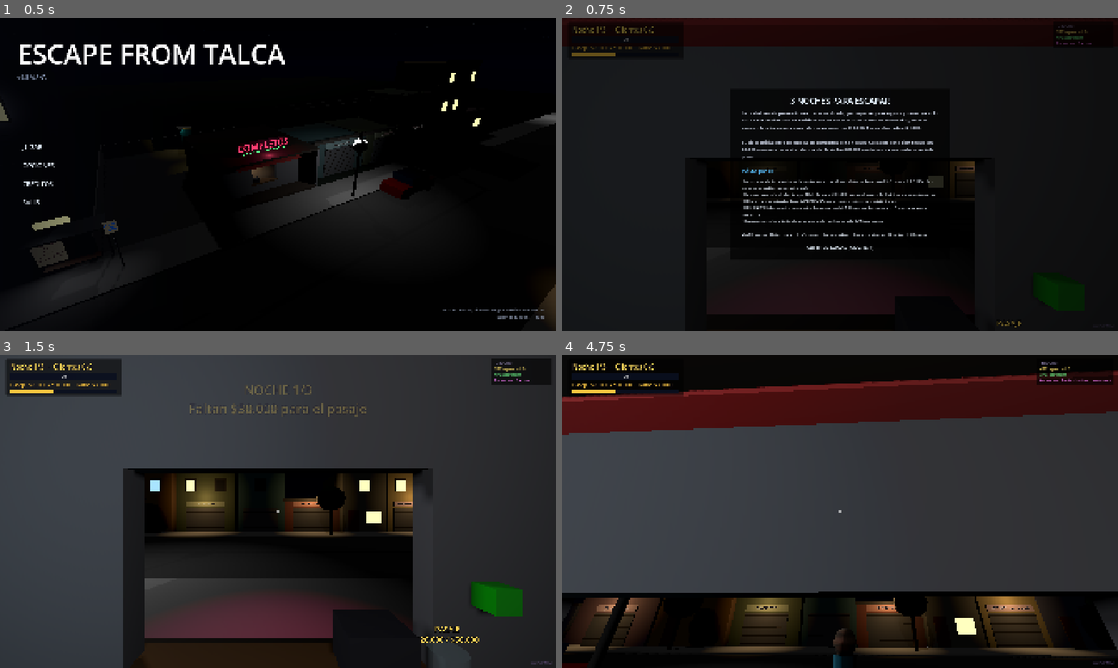
Above: before the commit, frames 1-4 (two rows, left to right).
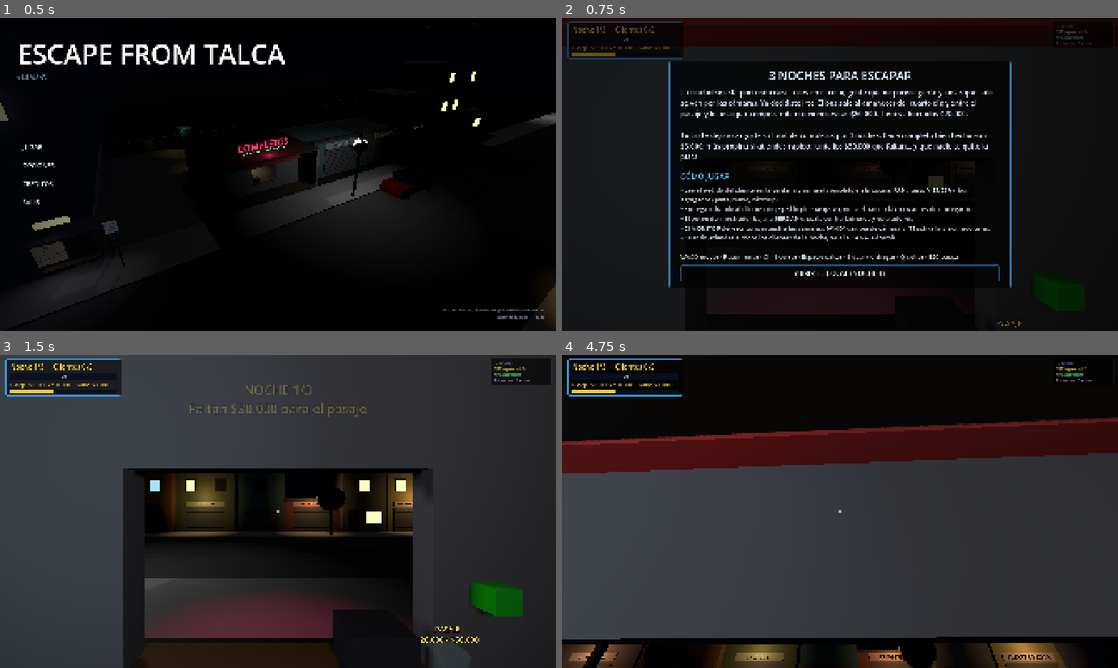
Above: after the commit, the same moments.

Repository: smfabiann/empanadas
Game: Godot game, scene res://scenes/ui/MainMenu.tscn
Two runs of this game, one before a commit and one after it. Both use one fixed random seed, a clock stepped at 60 frames per second and the inputs below. The engine's default icon, where the game draws it, is replaced by a stand-in: a white triangle on a blue panel in a dark square.
Inputs (mouse positions are in pixels of both pictures, inside the frame that each line leads up to):
- Up to frame 1 (0.5 s): no input
- Up to frame 2 (0.75 s): click "JUGAR" at 0.5 s
- Up to frame 3 (1.5 s): click "ABRIR EL LOCAL (NOCHE 1)" at 1.25 s
- Up to frame 4 (4.75 s): tap Enter at 2 s; move the mouse to (867, 511) at 2.02 s; hold Q (drop_item) 2.03-2.78 s; hold W from 2.03 s (still down); click (867, 511) at 2.17 s; tap Space (jump) at 2.27, 3.02, 4.52 s; move the mouse to (812, 511) at 2.77 s; tap E (interact) at 2.85 s; move the mouse to (851, 505) at 3.52 s; hold Shift (sprint) 3.53-4.28 s; move the mouse to (834, 517) at 4.27 s; tap F at 4.35 s; click (834, 517) at 4.42 s

Frame 1 is identical in both runs. In frame 2, 8.2% of the frame differs, in the area x 0-81%, y 1-87%; in frame 3, 0.3%; in frame 4, 44%, in the area x 0-100%, y 1-100%.

Commit message:
mas pulido

Diff:
--- a/scenes/Main.tscn
+++ b/scenes/Main.tscn
@@ -406,7 +406,7 @@
 
 [node name="AnomaliesManagement" type="Node" parent="." unique_id=1987654321]
 script = ExtResource("9_anomalies_manager")
-random_anomaly_chance = 0.7
+random_anomaly_chance = 0.65
 registered_anomalies = Array[ExtResource("14_3p2gp")]([ExtResource("17_aware"), ExtResource("21_cctv_lurker"), ExtResource("22_cctv_intruder"), ExtResource("23_cctv_power"), ExtResource("26_cctv_night_entity"), ExtResource("27_cctv_patio_thief"), ExtResource("28_cctv_shadow_companion")])
 
 [node name="CCTVZones" type="Node3D" parent="." unique_id=1161441138]
--- a/scenes/UI.tscn
+++ b/scenes/UI.tscn
@@ -9,6 +9,11 @@
 content_margin_right = 30.0
 content_margin_bottom = 26.0
 bg_color = Color(0, 0, 0, 0.65)
+border_width_left = 2
+border_width_top = 2
+border_width_right = 2
+border_width_bottom = 2
+border_color = Color(0.25, 0.65, 0.95, 0.85)
 corner_radius_top_left = 4
 corner_radius_top_right = 4
 corner_radius_bottom_right = 4
@@ -20,13 +25,27 @@
 content_margin_right = 18.0
 content_margin_bottom = 8.0
 bg_color = Color(0, 0, 0, 0)
+border_width_left = 1
+border_width_top = 1
+border_width_right = 1
+border_width_bottom = 1
+border_color = Color(0.2, 0.45, 0.7, 0.4)
+corner_radius_top_left = 2
+corner_radius_top_right = 2
+corner_radius_bottom_right = 2
+corner_radius_bottom_left = 2
 
 [sub_resource type="StyleBoxFlat" id="StyleBoxFlat_btn_pressed"]
 content_margin_left = 18.0
 content_margin_top = 8.0
 content_margin_right = 18.0
 content_margin_bottom = 8.0
-bg_color = Color(0.1, 0.32, 0.60, 0.9)
+bg_color = Color(0.1, 0.32, 0.6, 0.9)
+border_width_left = 2
+border_width_top = 2
+border_width_right = 2
+border_width_bottom = 2
+border_color = Color(0.45, 0.88, 1, 1)
 corner_radius_top_left = 2
 corner_radius_top_right = 2
 corner_radius_bottom_right = 2
@@ -38,6 +57,11 @@
 content_margin_right = 18.0
 content_margin_bottom = 8.0
 bg_color = Color(0.08, 0.26, 0.48, 0.8)
+border_width_left = 2
+border_width_top = 2
+border_width_right = 2
+border_width_bottom = 2
+border_color = Color(0.25, 0.72, 1, 0.95)
 corner_radius_top_left = 2
 corner_radius_top_right = 2
 corner_radius_bottom_right = 2
@@ -49,6 +73,11 @@
 content_margin_right = 10.0
 content_margin_bottom = 8.0
 bg_color = Color(0, 0, 0, 0.6)
+border_width_left = 1
+border_width_top = 1
+border_width_right = 1
+border_width_bottom = 1
+border_color = Color(0.2, 0.45, 0.7, 0.6)
 corner_radius_top_left = 2
 corner_radius_top_right = 2
 corner_radius_bottom_right = 2
@@ -60,6 +89,11 @@
 content_margin_right = 16.0
 content_margin_bottom = 10.0
 bg_color = Color(0, 0, 0, 0.55)
+border_width_left = 1
+border_width_top = 1
+border_width_right = 1
+border_width_bottom = 1
+border_color = Color(0.25, 0.65, 0.95, 0.75)
 corner_radius_top_left = 4
 corner_radius_top_right = 4
 corner_radius_bottom_right = 4
@@ -71,6 +105,11 @@
 content_margin_right = 2.0
 content_margin_bottom = 2.0
 bg_color = Color(0.04, 0.06, 0.12, 0.9)
+border_width_left = 1
+border_width_top = 1
+border_width_right = 1
+border_width_bottom = 1
+border_color = Color(0.2, 0.45, 0.7, 0.5)
 
 [sub_resource type="StyleBoxFlat" id="StyleBoxFlat_progress_fill"]
 bg_color = Color(0.3, 0.85, 0.45, 1)
@@ -84,6 +123,11 @@
 content_margin_right = 18.0
 content_margin_bottom = 10.0
 bg_color = Color(0, 0, 0, 0.65)
+border_width_left = 1
+border_width_top = 1
+border_width_right = 1
+border_width_bottom = 1
+border_color = Color(0.25, 0.65, 0.95, 0.75)
 corner_radius_top_left = 4
 corner_radius_top_right = 4
 corner_radius_bottom_right = 4
@@ -95,6 +139,11 @@
 content_margin_right = 30.0
 content_margin_bottom = 26.0
 bg_color = Color(0, 0, 0, 0.65)
+border_width_left = 2
+border_width_top = 2
+border_width_right = 2
+border_width_bottom = 2
+border_color = Color(0.25, 0.75, 0.95, 0.85)
 corner_radius_top_left = 4
 corner_radius_top_right = 4
 corner_radius_bottom_right = 4
@@ -106,6 +155,11 @@
 content_margin_right = 40.0
 content_margin_bottom = 22.0
 bg_color = Color(0, 0, 0, 0.65)
+border_width_left = 2
+border_width_top = 2
+border_width_right = 2
+border_width_bottom = 2
+border_color = Color(0.25, 0.65, 0.95, 0.85)
 corner_radius_top_left = 4
 corner_radius_top_right = 4
 corner_radius_bottom_right = 4
@@ -215,7 +269,6 @@
 vertical_alignment = 2
 
 [node name="DamageFlash" type="ColorRect" parent="HUD" unique_id=988914053]
-visible = false
 layout_mode = 1
 anchors_preset = 15
 anchor_right = 1.0
@@ -226,7 +279,6 @@
 color = Color(0.9, 0.05, 0.05, 0.4)
 
 [node name="SuccessFlash" type="ColorRect" parent="HUD" unique_id=828493336]
-visible = false
 layout_mode = 1
 anchors_preset = 15
 anchor_right = 1.0
@@ -289,7 +341,6 @@
 horizontal_alignment = 1
 
 [node name="GameOverPanel" type="PanelContainer" parent="HUD" unique_id=247908652]
-visible = false
 layout_mode = 0
 anchor_left = 0.5
 anchor_top = 0.5
@@ -383,21 +434,6 @@
 theme_override_styles/focus = SubResource("StyleBoxFlat_btn_hover")
 text = "MENÚ PRINCIPAL"
 
-[node name="AlphaLabel" type="Label" parent="HUD" unique_id=461763810]
-layout_mode = 0
-anchor_left = 1.0
-anchor_top = 1.0
-anchor_right = 1.0
-anchor_bottom = 1.0
-offset_left = -100.0
-offset_top = -25.0
-offset_right = -8.0
-offset_bottom = -5.0
-theme_override_colors/font_color = Color(0.5, 0.4, 0.65, 0.5)
-theme_override_font_sizes/font_size = 11
-text = "ALPHA v0.1.21"
-horizontal_alignment = 2
-
 [node name="DebugPanel" type="PanelContainer" parent="HUD" unique_id=295847112]
 layout_mode = 1
 anchors_preset = 1
@@ -543,7 +579,6 @@
 vertical_alignment = 1
 
 [node name="DayEndPanel" type="PanelContainer" parent="HUD" unique_id=1934817203]
-visible = false
 layout_mode = 1
 anchors_preset = 8
 anchor_left = 0.5
@@ -635,7 +670,6 @@
 text = "MENÚ PRINCIPAL"
 
 [node name="VictoryPanel" type="PanelContainer" parent="HUD" unique_id=1884252642]
-visible = false
 layout_mode = 1
 anchors_preset = 8
 anchor_left = 0.5
@@ -742,7 +776,6 @@
 text = "MENÚ PRINCIPAL"
 
 [node name="IntroPanel" type="ColorRect" parent="HUD" unique_id=767631946]
-visible = false
 layout_mode = 1
 anchors_preset = 15
 anchor_right = 1.0
@@ -760,25 +793,25 @@
 grow_vertical = 2
 
 [node name="IntroBox" type="PanelContainer" parent="HUD/IntroPanel/CenterContainer" unique_id=29929772]
-custom_minimum_size = Vector2(760, 0)
+custom_minimum_size = Vector2(1180, 0)
 layout_mode = 2
 theme_override_styles/panel = SubResource("StyleBoxFlat_intro")
 
 [node name="VBoxContainer" type="VBoxContainer" parent="HUD/IntroPanel/CenterContainer/IntroBox" unique_id=1768085207]
 layout_mode = 2
-theme_override_constants/separation = 12
+theme_override_constants/separation = 14
 
 [node name="IntroTitle" type="Label" parent="HUD/IntroPanel/CenterContainer/IntroBox/VBoxContainer" unique_id=153320222]
 layout_mode = 2
 theme_override_colors/font_color = Color(0.9, 0.95, 1, 1)
-theme_override_font_sizes/font_size = 28
+theme_override_font_sizes/font_size = 40
 text = "3 NOCHES PARA ESCAPAR"
 horizontal_alignment = 1
 
 [node name="IntroStory" type="Label" parent="HUD/IntroPanel/CenterContainer/IntroBox/VBoxContainer" unique_id=287848365]
 layout_mode = 2
 theme_override_colors/font_color = Color(0.85, 0.88, 0.95, 1)
-theme_override_font_sizes/font_size = 15
+theme_override_font_sizes/font_size = 24
 text = "Historia"
 autowrap_mode = 3
 
@@ -788,24 +821,24 @@
 [node name="IntroHowToTitle" type="Label" parent="HUD/IntroPanel/CenterContainer/IntroBox/VBoxContainer" unique_id=1745023304]
 layout_mode = 2
 theme_override_colors/font_color = Color(0.35, 0.75, 1, 1)
-theme_override_font_sizes/font_size = 17
+theme_override_font_sizes/font_size = 26
 text = "CÓMO JUGAR"
 
 [node name="IntroHowTo" type="Label" parent="HUD/IntroPanel/CenterContainer/IntroBox/VBoxContainer" unique_id=1415893521]
 layout_mode = 2
 theme_override_colors/font_color = Color(0.85, 0.88, 0.92, 1)
-theme_override_font_sizes/font_size = 14
+theme_override_font_sizes/font_size = 21
 text = "Controles"
 autowrap_mode = 3
 
 [node name="IntroStartButton" type="Button" parent="HUD/IntroPanel/CenterContainer/IntroBox/VBoxContainer" unique_id=1753525153]
-custom_minimum_size = Vector2(0, 44)
+custom_minimum_size = Vector2(0, 56)
 layout_mode = 2
 theme_override_colors/font_color = Color(0.88, 0.92, 0.96, 1)
 theme_override_colors/font_focus_color = Color(1, 1, 1, 1)
 theme_override_colors/font_pressed_color = Color(0.65, 0.9, 1, 1)
 theme_override_colors/font_hover_color = Color(1, 1, 1, 1)
-theme_override_font_sizes/font_size = 18
+theme_override_font_sizes/font_size = 24
 theme_override_styles/normal = SubResource("StyleBoxFlat_btn_normal")
 theme_override_styles/pressed = SubResource("StyleBoxFlat_btn_pressed")
 theme_override_styles/hover = SubResource("StyleBoxFlat_btn_hover")
--- a/scenes/ui/MainMenu.tscn
+++ b/scenes/ui/MainMenu.tscn
@@ -225,7 +225,6 @@
 
 [node name="CreditsModal" type="ColorRect" parent="." unique_id=1396441408]
 unique_name_in_owner = true
-visible = false
 layout_mode = 1
 anchors_preset = 15
 anchor_right = 1.0
@@ -243,7 +242,7 @@
 grow_vertical = 2
 
 [node name="CreditsPanel" type="PanelContainer" parent="CreditsModal/CenterContainer" unique_id=1586189984]
-custom_minimum_size = Vector2(560, 0)
+custom_minimum_size = Vector2(1050, 0)
 layout_mode = 2
 theme_override_styles/panel = SubResource("StyleBoxFlat_panel")
 
@@ -254,7 +253,7 @@
 [node name="CreditsTitle" type="Label" parent="CreditsModal/CenterContainer/CreditsPanel/VBoxContainer" unique_id=41389555]
 layout_mode = 2
 theme_override_colors/font_color = Color(0.9, 0.95, 1, 1)
-theme_override_font_sizes/font_size = 24
+theme_override_font_sizes/font_size = 36
 text = "IDENTIFICACIÓN Y CRÉDITOS"
 horizontal_alignment = 1
 
@@ -263,6 +262,11 @@
 
 [node name="GameInfoLabel" type="RichTextLabel" parent="CreditsModal/CenterContainer/CreditsPanel/VBoxContainer" unique_id=2003635487]
 layout_mode = 2
+theme_override_font_sizes/normal_font_size = 28
+theme_override_font_sizes/bold_font_size = 23
+theme_override_font_sizes/bold_italics_font_size = 25
+theme_override_font_sizes/italics_font_size = 25
+theme_override_font_sizes/mono_font_size = 25
 bbcode_enabled = true
 text = "[color=#f5c638][b]Juego:[/b][/color] Scape of Talca [color=#888888](Completos)[/color]
 [color=#f5c638][b]Creadores:[/b][/color]
Not shown, added: export_presets.cfg
Not shown, changed: .gitignore
